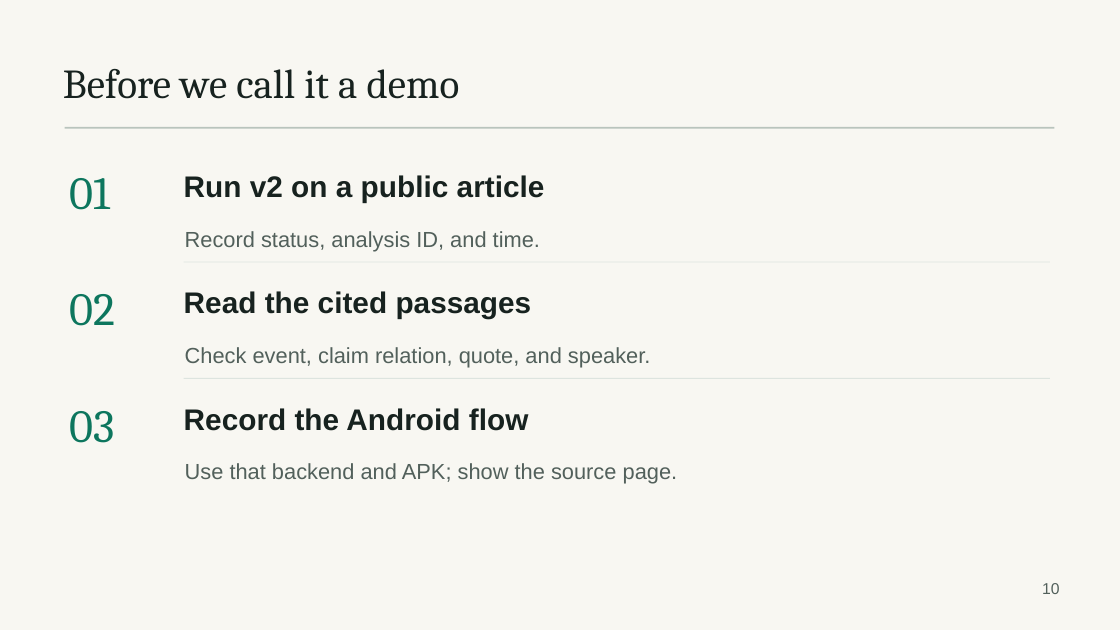
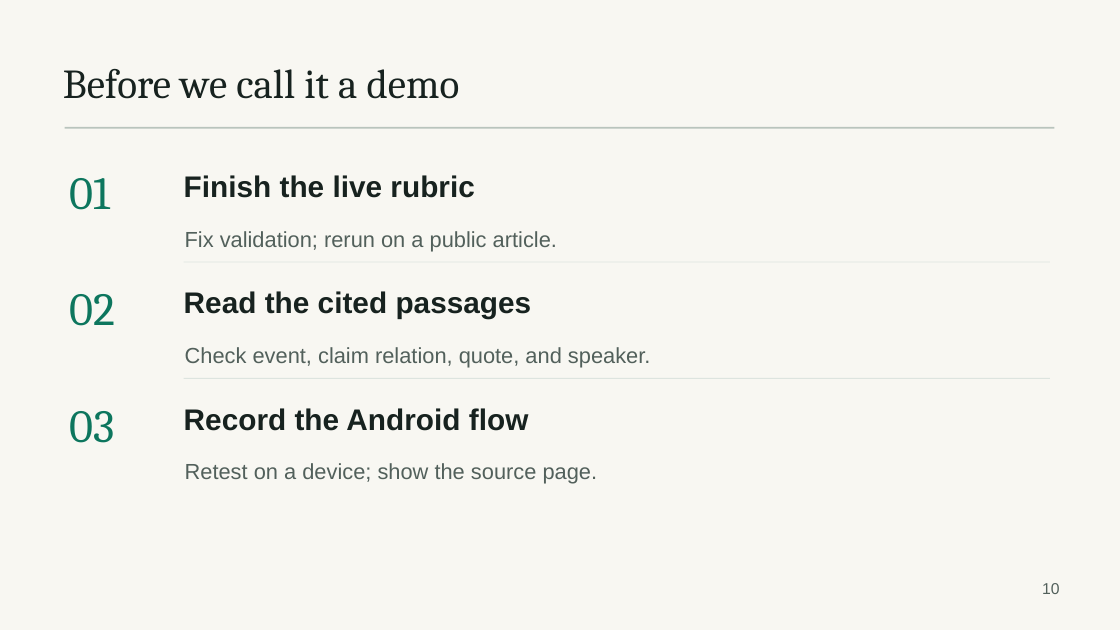
Before and after one commit to snuhcs-course/swpp-2026-project-team-05, a slide deck: slide 10 of docs/midterm-presentation-draft.pptx. Drawn at 1120x630 pixels with LibreOffice and Linux fonts; fonts in the diff are those of the drawing. Boxes give left, top, right and bottom in pixels: in the first picture for what was removed or moved away, otherwise in the second. Text is boxed around its words. In the diff, an @@ line names an element or a change of style, - is before the commit and + after.

Commit message:
Preserve verified rubric results on partial article failure

```diff
--- a/docs/midterm-presentation-draft.pptx
+++ b/docs/midterm-presentation-draft.pptx
@@ text at bbox=[184, 175, 474, 198]: text changed @@
-Run v2 on a public article
+Finish the live rubric
@@ text at bbox=[185, 231, 557, 251]: text changed @@
-Record status, analysis ID, and time.
+Fix validation; rerun on a public article.
@@ text at bbox=[185, 463, 598, 484]: text changed @@
-Use that backend and APK; show the source page.
+Retest on a device; show the source page.
```
Also in this commit, not shown: 4 other slides changed, 15 other files.
